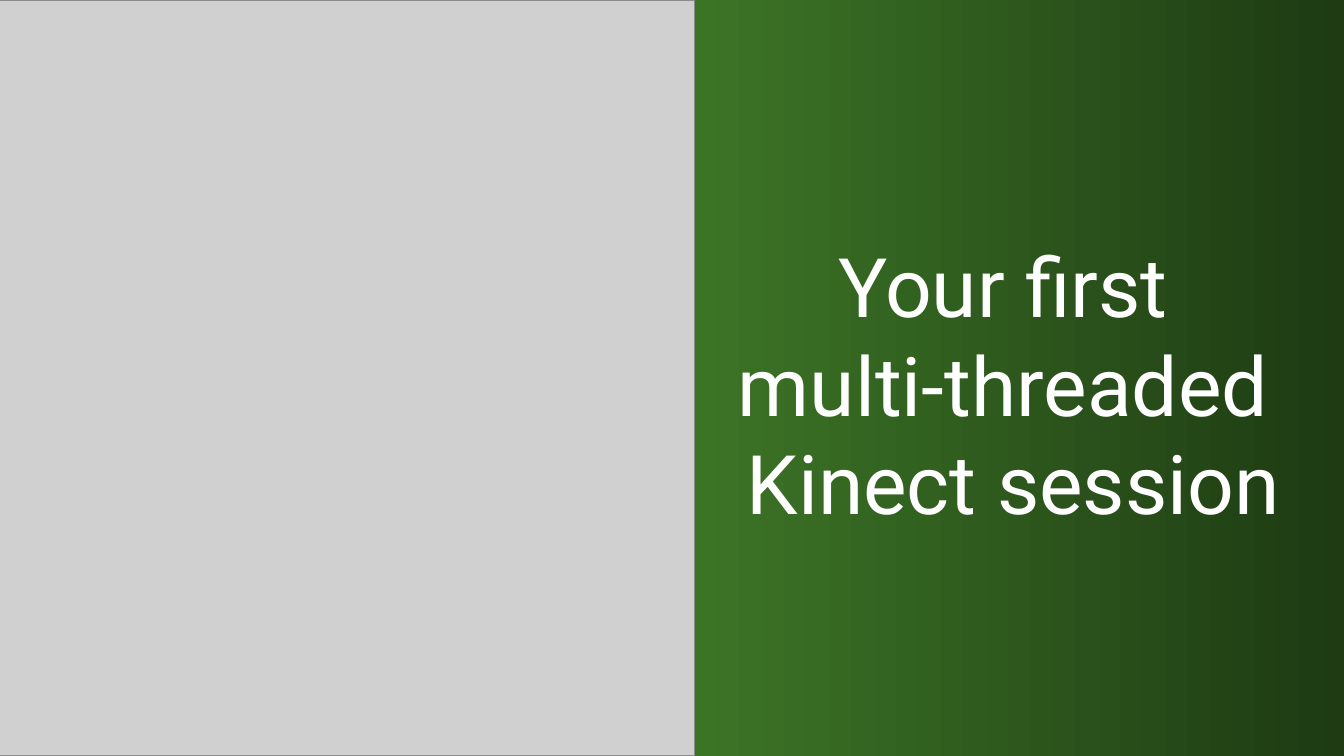
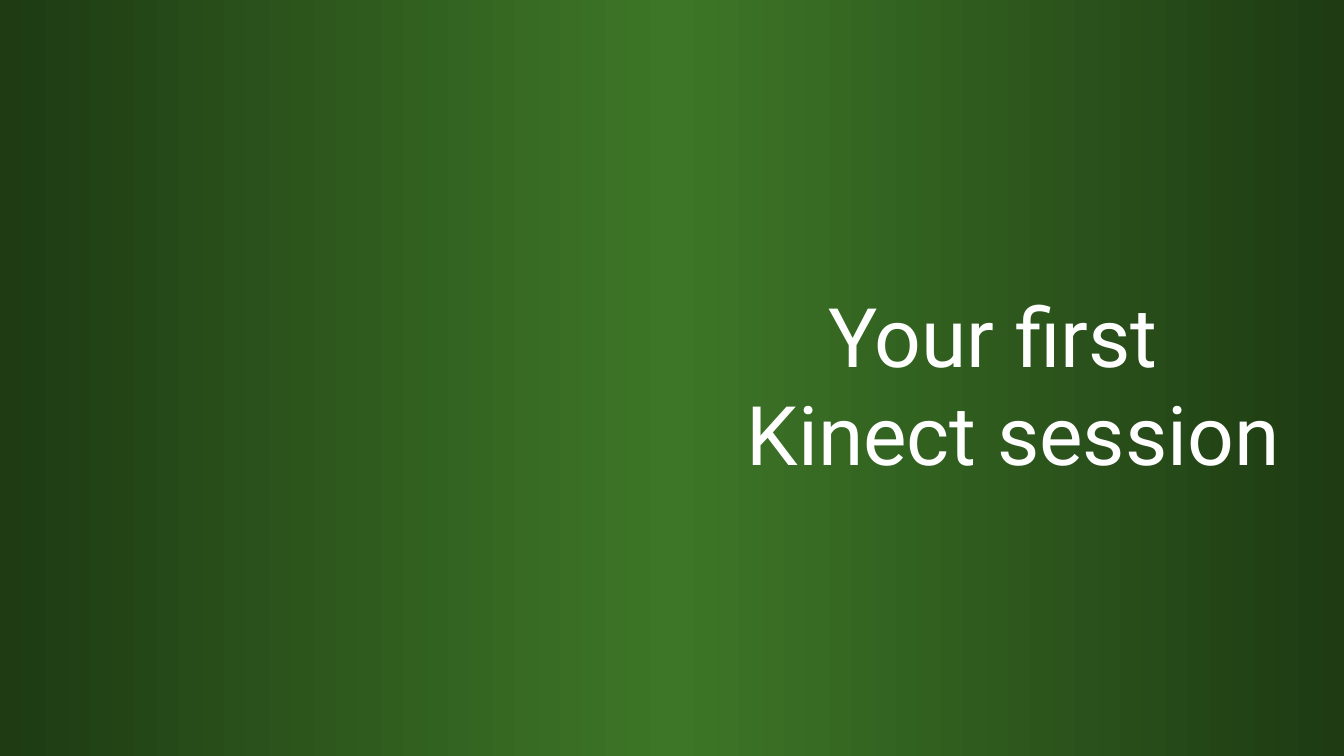
Before and after one commit to kindohm/kinect-nite-dev, a slide deck: slide 13 of slides/KinectDev.pptx. Drawn at 1344x756 pixels with LibreOffice and Linux fonts; fonts in the diff are those of the drawing; grey boxes stand for pictures. Boxes give left, top, right and bottom in pixels: in the first picture for what was removed or moved away, otherwise in the second. Text is boxed around its words. In the diff, an @@ line names an element or a change of style, - is before the commit and + after.

```diff
--- a/slides/KinectDev.pptx
+++ b/slides/KinectDev.pptx
@@ picture removed at <box>0,0,695,755</box> @@
@@ title at <box>747,304,1280,466</box>: text changed @@
-Your first
-multi-threaded
-Kinect session
+Your first
+Kinect session
```
Also in this commit, not shown: 6 other slides changed, 1 slide added, 33 other files.
